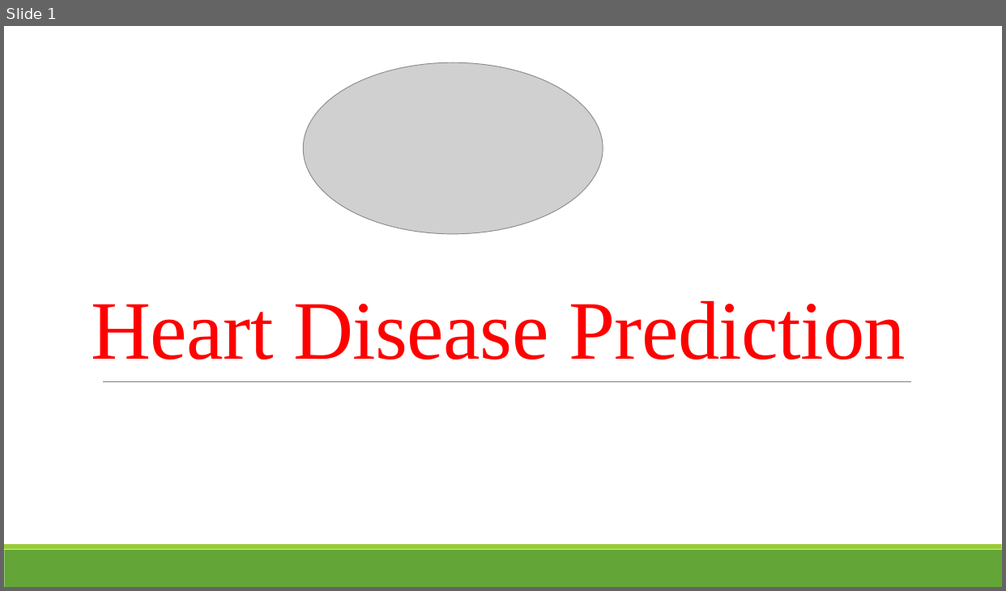
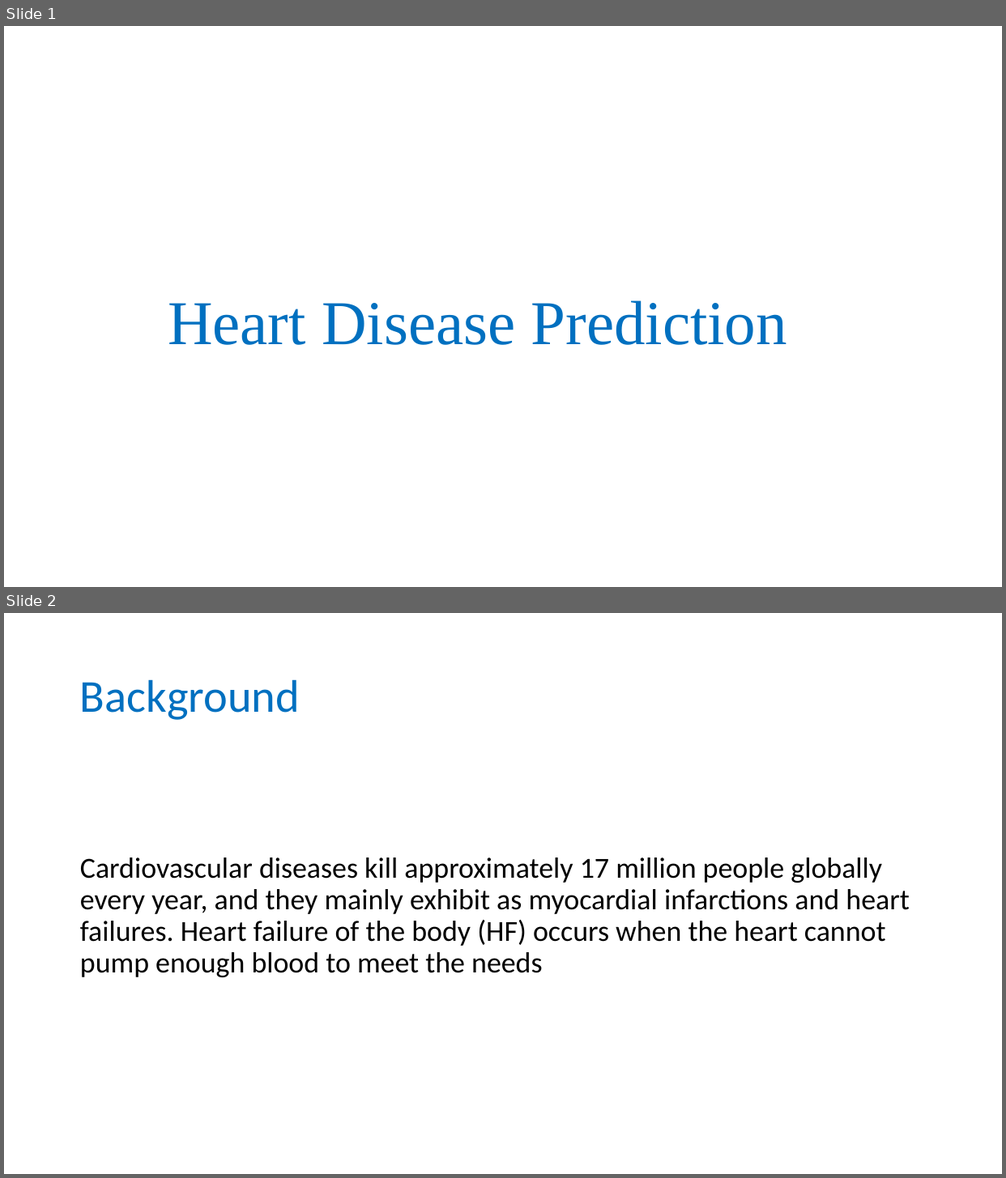
Before and after one commit to Mano181/Heart_Disease_Prediction, a slide deck: Heart Disease Prediction.pptx. Shown one above the other, each under a label of ours: slide 1 before the commit, slides 1 and 2 after it. The pictures are 1006x591 and 1006x1178 pixels, drawn with LibreOffice and Linux fonts; fonts in the diff are those of the drawing; grey boxes stand for pictures. Boxes give left, top, right and bottom in pixels: in the first picture for what was removed or moved away, otherwise in the second. Text is boxed around its words. In the diff, an @@ line names an element or a change of style, - is before the commit and + after.

```diff
--- a/Heart Disease Prediction.pptx
+++ b/Heart Disease Prediction.pptx
@@ slide 2 added at box(4, 613, 1002, 1174), background #FFFFFF @@
@@ title added at box(80, 679, 300, 720), 44 pt, text #0070C0 @@
+Background
@@ text added at box(80, 858, 909, 977), 28 pt, text #000000 @@
+Cardiovascular diseases kill approximately 17 million people globally every year, and they mainly exhibit as myocardial infarctions and heart failures. Heart failure of the body (HF) occurs when the heart cannot pump enough blood to meet the needs
@@ slide 1 changed as well @@
@@ picture removed at box(304, 62, 603, 234) @@
@@ title "Heart Disease Prediction": place and size @@
-title "Heart Disease Prediction" at box(91, 301, 906, 360)
+title "Heart Disease Prediction" at box(168, 301, 787, 345)
@@ title "Heart Disease Prediction" at box(168, 301, 787, 345): size 80 to 60 pt, text colour #FF0000 to #0070C0, letter spacing -0.5 to 0 pt; alignment left to centre; line spacing 0.85 to 0.9 @@
@@ line removed from (103, 382) to (911, 382) @@
@@ rectangle removed at box(4, 550, 1002, 587) @@
@@ rectangle removed at box(4, 544, 1002, 550) @@
```
Also in this commit, not shown: 2 other slides changed, 2 other slides added, 2 slides removed.
